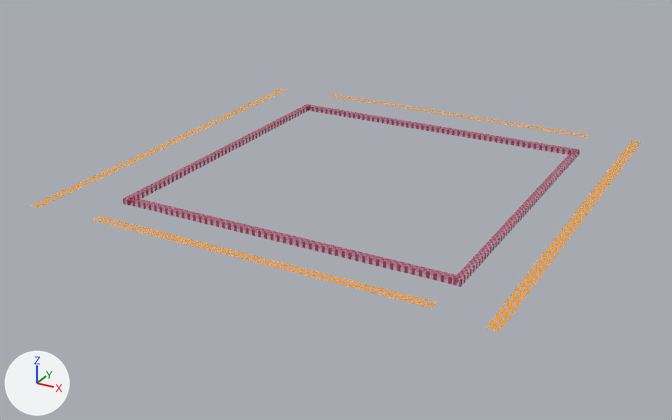
Before and after pictures for a commit that changed the FBX model Assets/PunchPeng/Fbx/PunchPeng_Deacl001.fbx.
Camera for both pictures: a camera (50 mm lens) standing at (19.4, -38.3, 17.1) and looking at (-1.0, -1.1, -1.5). Every picture has the same lights, and +X, +Y and +Z are marked at lower left. Where no turn or scale is listed for an object, it has been applied to the vertices.

Objects in the first picture: 'PunchPeng_Deacl001'.
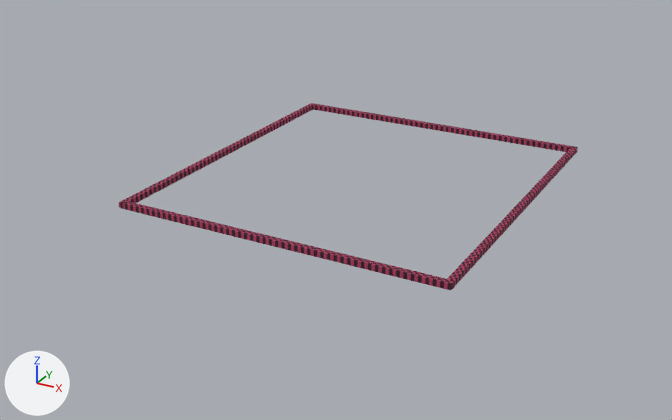
Location of each change, [x1, y1, x2, y2] in pixels of the pictures (672 x 420 px; the box of a moved part takes in the faces that stretch with it):
'PunchPeng_Deacl001', surface changed, reshaped (brown to red, 25% narrower, 23% shorter): before [31, 89, 641, 332]; after [119, 103, 578, 290]
part 1 of me_mesh, moved or reshaped: before [129, 197, 458, 284]; after [124, 201, 455, 290]
part 2 of me_mesh, moved or reshaped: before [307, 105, 575, 155]; after [310, 103, 577, 152]
part 3 of me_mesh, moved or reshaped: before [453, 149, 579, 287]; after [447, 146, 578, 287]
part 4 of me_mesh, moved or reshaped: before [123, 104, 310, 206]; after [119, 104, 313, 209]
part 5 of me_mesh, deleted (orange): before [31, 89, 285, 208]
part 6 of me_mesh, deleted (orange): before [93, 216, 437, 308]
part 7 of me_mesh, deleted (orange): before [485, 141, 641, 332]
part 8 of me_mesh, deleted (orange): before [331, 94, 590, 137]

Diff of the bpy script that builds the scene:
```diff
--- a/Assets/PunchPeng/Fbx/PunchPeng_Deacl001.fbx.py
+++ b/Assets/PunchPeng/Fbx/PunchPeng_Deacl001.fbx.py
@@ mat_material__27 @@
 mat_material__27 = principled_material('Material #27')
-mat_material__27.texture = img_punchpeng_logo001_d_a_png  # with its transparency
+mat_material__27.texture = img_punchpeng_logo001_d_a_png
 mat_material__27.roughness = 0.859
@@ me_mesh @@
 me_mesh.from_pydata(...)  # 48 vertices, 28 faces; spans x -11.5..10.9, y -11.0..11.4, z 0.0..0.3
 # used by ob_punchpeng_deacl001; location = (0.0, 0.0, 0.0)
+# me_mesh part 1: the loose piece of 8 vertices spanning x -8.0..8.2, y -8.3..-8.0, z 0.0..0.3 is moved by (0.0, -0.3, -0.1)
+# me_mesh part 2: the loose piece of 8 vertices spanning x -8.0..8.2, y 8.0..8.3, z 0.0..0.3 is scaled about its middle by (1.01, 1, 1), then moved by (-0.1, 0.5, -0.1)
+# me_mesh part 3: the loose piece of 8 vertices spanning x 8.1..8.4, y -8.4..8.3, z 0.0..0.3 is scaled about its middle by (1, 1.03, 1), then moved by (-0.3, 0.2, -0.1)
+# me_mesh part 4: the loose piece of 8 vertices spanning x -8.2..-7.9, y -8.4..8.3, z 0.0..0.3 is scaled about the mesh origin by (1, 1.03, 1)
+# me_mesh part 5: the loose piece of 4 vertices spanning x -11.5..-11.0, y -10.8..10.7, z 0.2 is deleted
+# me_mesh part 6: the loose piece of 4 vertices spanning x -8.0..8.2, y -10.7..-10.2, z 0.2 is deleted
+# me_mesh part 7: the loose piece of 4 vertices spanning x 10.4..10.9, y -11.0..11.4, z 0.2 is deleted
+# me_mesh part 8: the loose piece of 4 vertices spanning x -8.0..8.2, y 10.8..11.3, z 0.2 is deleted
 me_mesh.materials.append(mat_material__27)
```
